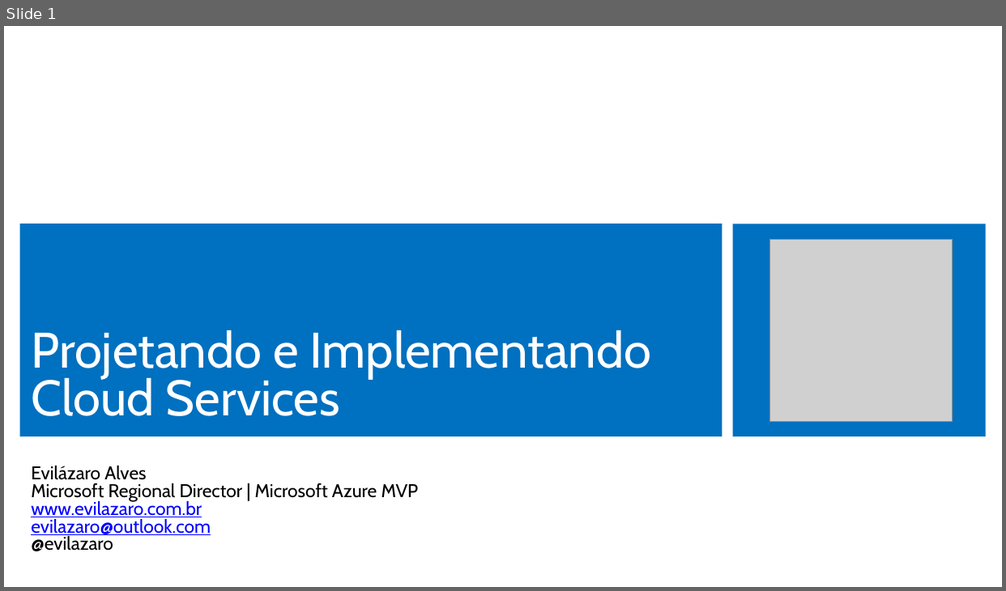
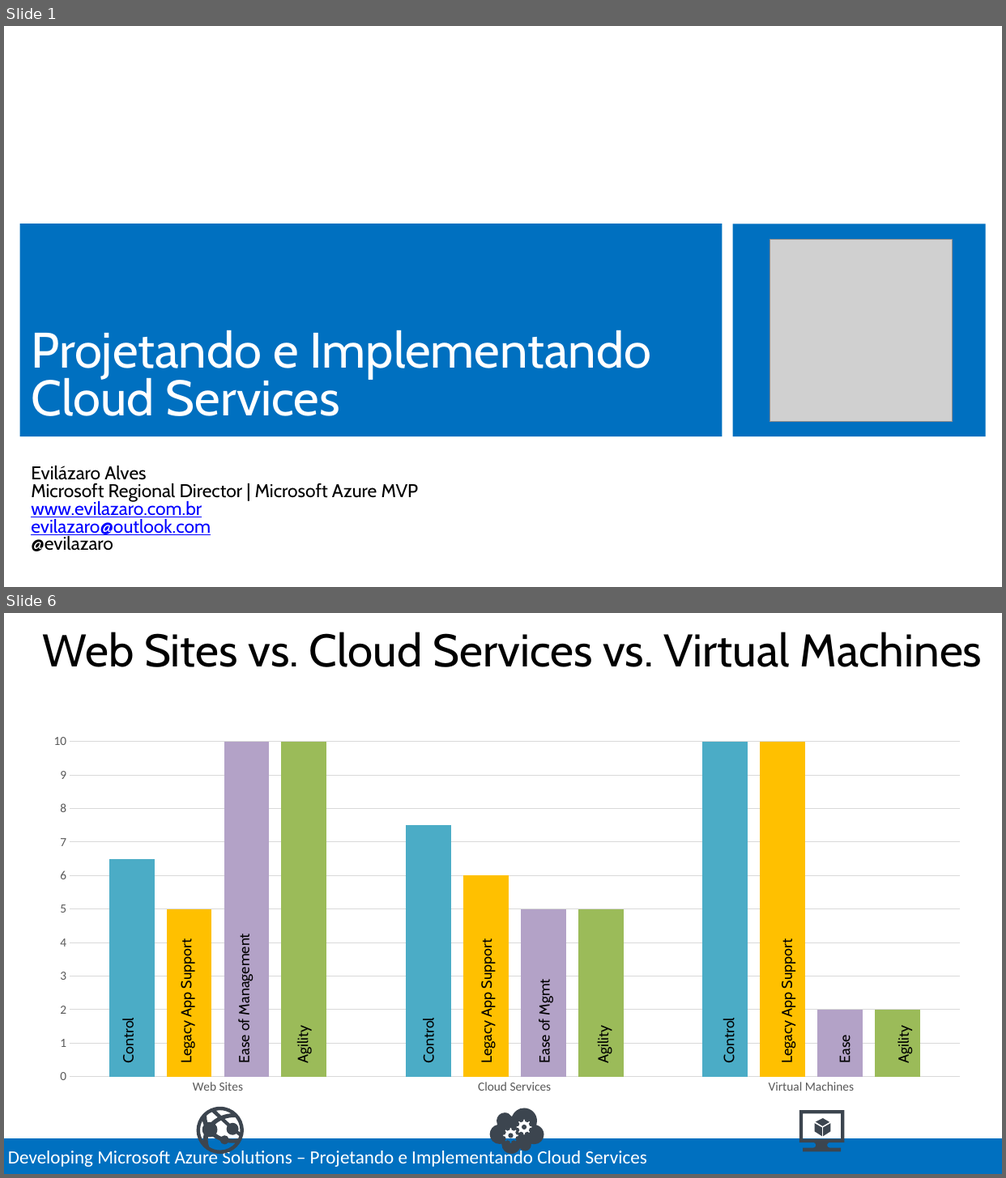
Before and after one commit to Evilazaro/MCSDAzureTraining, a slide deck: Design and Implement Cloud Services/Design and Implement Cloud Services.pptx. Shown one above the other, each under a label of ours: slide 1 before the commit, slides 1 and 6 after it; the slides between them are not shown. The pictures are 1006x591 and 1006x1178 pixels, drawn with LibreOffice and Linux fonts; fonts in the diff are those of the drawing; grey boxes stand for pictures. Boxes give left, top, right and bottom in pixels: in the first picture for what was removed or moved away, otherwise in the second. Text is boxed around its words. In the diff, an @@ line names an element or a change of style, - is before the commit and + after.

```diff
--- a/Design and Implement Cloud Services/Design and Implement Cloud Services.pptx
+++ b/Design and Implement Cloud Services/Design and Implement Cloud Services.pptx
@@ slide 6 added at [4, 613, 1002, 1174], background #FFFFFF @@
@@ title added at [43, 632, 982, 667], 44 pt, text #000000 @@
+Web Sites vs. Cloud Services vs. Virtual Machines
@@ column chart added at [35, 726, 978, 1102] @@
+categories: Web Sites, Cloud Services, Virtual Machines
+Series 1: 6.5, 7.5, 10
+Series 2: 5, 6, 10
+Series 3: 10, 5, 2
+Series 4: 10, 5, 2
@@ text added at [177, 943, 195, 1063], 14 pt, text #000000 @@
+Legacy App Support
@@ text added at [236, 942, 253, 1063], 14 pt, text #000000 @@
+Ease of Management
@@ text added at [478, 943, 496, 1063], 14 pt, text #000000 @@
+Legacy App Support
@@ text added at [778, 943, 795, 1063], 14 pt, text #000000 @@
+Legacy App Support
@@ text added at [535, 982, 553, 1063], 14 pt, text #000000 @@
+Ease of Mgmt
@@ text added at [120, 1022, 138, 1063], 14 pt, text #000000 @@
+Control
@@ text added at [420, 1022, 437, 1063], 14 pt, text #000000 @@
+Control
@@ text added at [720, 1022, 738, 1063], 14 pt, text #000000 @@
+Control
@@ text added at [294, 1029, 312, 1063], 14 pt, text #000000 @@
+Agility
@@ text added at [594, 1029, 612, 1063], 14 pt, text #000000 @@
+Agility
@@ text added at [836, 1037, 854, 1063], 14 pt, text #000000 @@
+Ease
@@ text added at [895, 1029, 913, 1063], 14 pt, text #000000 @@
+Agility
@@ freeform shape added at [197, 1107, 244, 1154], fill #3C454F @@
@@ freeform shape added at [490, 1109, 543, 1154], fill #3C454F @@
@@ freeform shape added at [799, 1111, 845, 1152], fill #3C454F @@
@@ rectangle added at [4, 1138, 1002, 1174], fill #0070C0, outline #FFFFFF 2 pt, 18 pt, text #FFFFFF @@
+Developing Microsoft Azure Solutions – Projetando e Implementando Cloud Services
```
Also in this commit, not shown: 51 other slides added, 2 slides removed, 1 other file.
